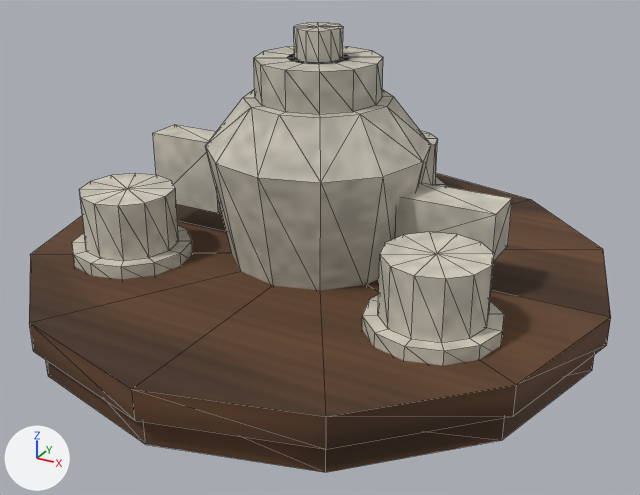
A saved change to the FBX model Assets/Project3D/Models/prop/tea_set.fbx.
Both versions are drawn from a camera (50 mm lens) standing at (0.213, -0.385, 0.225) and looking at (0.008, -0.013, 0.039). The axes (+X, +Y, +Z) are drawn at lower left. The lights are the same throughout. The older version comes first. Mesh edges are drawn as thin lines. Vertices at exactly the same position are counted once.

Script lines for the objects in view, before the commit:
```python
me_tray_001 = bpy.data.meshes.new('tray.001')
me_tray_001.from_pydata(...)  # 322 vertices, 600 faces; spans x -0.155..0.155, y -0.155..0.155, z 0.0..0.15
# faces by material slot: [96, 504]
me_tray_001.materials.append(mat_wood_dark)  # picture img_wood_dark_png
me_tray_001.materials.append(mat_off_white)  # picture img_off_white_png
ob_tea_set = bpy.data.objects.new('tea_set', me_tray_001)
ob_tea_set.location = (0.0, 0.0, 0.0)
```
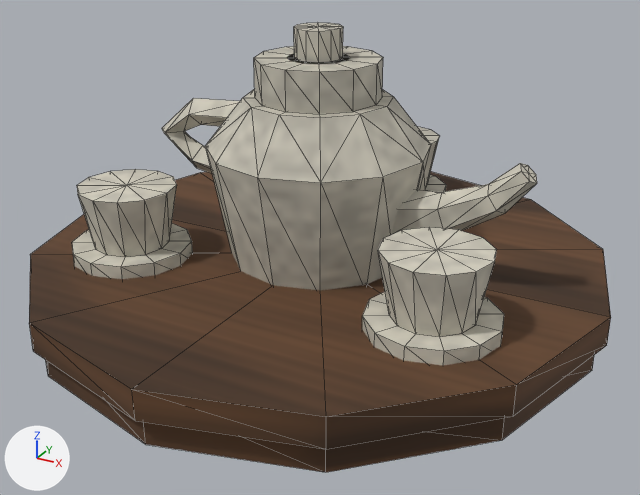
Location of each change, (x1, y1, x2, y2) in pixels of the pictures (640 x 495 px; the box of a moved part takes in the faces that stretch with it):
part 1 of me_tray_001, rebuilt (25% wider, 10% shorter)
    before: (395, 182, 512, 262)
    after: (391, 163, 537, 235)
part 2 of me_tray_001, added
    after: (162, 98, 240, 173)
part 3 of me_tray_001, moved or reshaped
    before: (79, 124, 494, 343)
    after: (77, 126, 497, 337)

Edits to the bpy script that builds the scene:
```text
Change me_tray_001:
    used by ob_tea_set; location = (0.0, 0.0, 0.0)
    remove me_tray_001.from_pydata(...)  # 322 vertices, 600 faces; spans x -0.155..0.155, y -0.155..0.155, z 0.0..0.15
    add me_tray_001.from_pydata(...)  # 354 vertices, 664 faces; spans x -0.155..0.155, y -0.155..0.155, z 0.0..0.15
    me_tray_001 part 1: the loose piece of 8 vertices spanning x 0.05..0.1, y -0.012..0.012, z 0.05..0.075 is rebuilt with 26 vertices and now spans x 0.041..0.114, y -0.013..0.013, z 0.045..0.097
    me_tray_001 part 2: a new loose piece of 22 vertices spanning x -0.101..-0.043, y -0.007..0.007, z 0.061..0.107, in mat_off_white (picture img_off_white_png)
    me_tray_001 part 3
    83 vertices are removed from x -0.112..0.112, y -0.075..0.125, z 0.037..0.085
    156 faces are deleted
    75 vertices are added at x -0.113..0.113, y -0.076..0.126, z 0.037..0.069
    144 new faces join them, mat_off_white (picture img_off_white_png)
```
